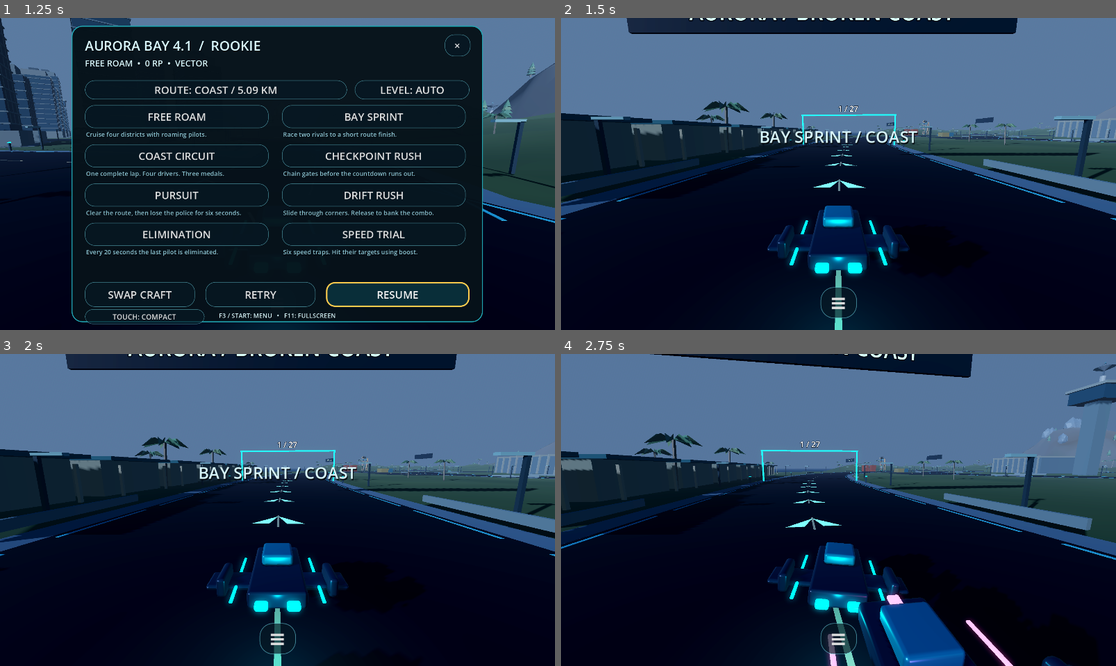
Above: before the commit, frames 1-4 (two rows, left to right).
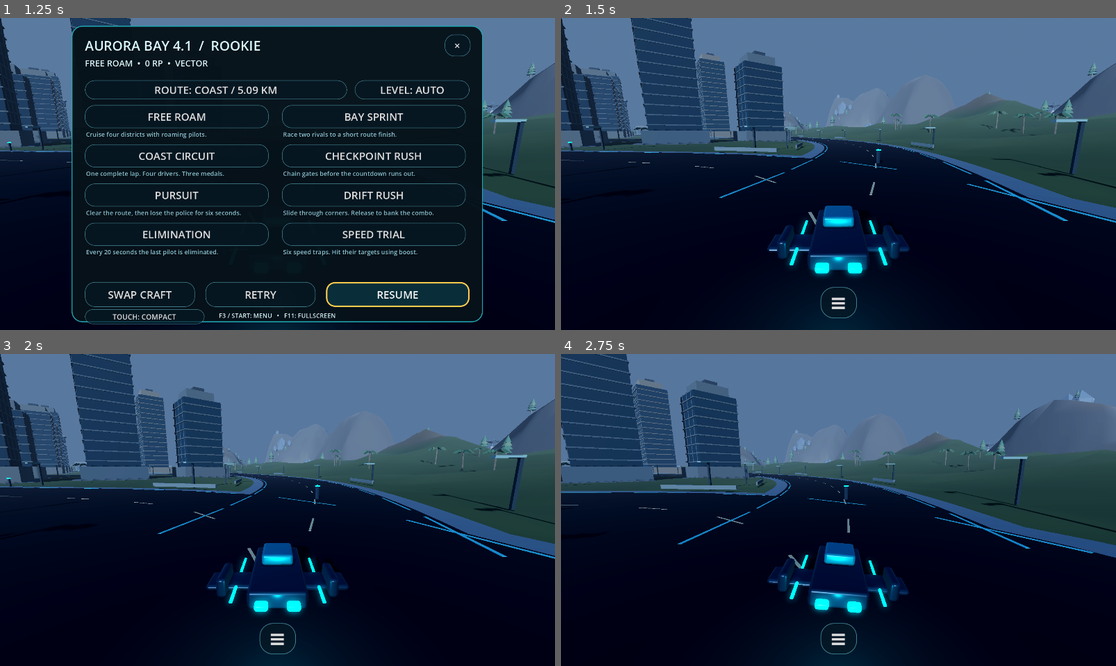
Above: after the commit, the same moments.

Repository: Tricky-Nerdy/neon-pursuit-playtest
Game: Godot game, scene res://scenes/main.tscn
Two runs of this game, one before a commit and one after it. Both use one fixed random seed, a clock stepped at 60 frames per second and the inputs below.
Inputs (mouse positions are in pixels of both pictures, inside the frame that each line leads up to):
- Up to frame 1 (1.25 s): click "≡" at 0.5 s
- Up to frame 2 (1.5 s): click "RETRY" at 1.25 s
- Up to frame 3 (2 s): no input
- Up to frame 4 (2.75 s): tap Enter at 2 s; move the mouse to (960, 494) at 2.02 s; hold D (right) from 2.03 s (still down); hold Space (boost) from 2.03 s (still down); click (960, 494) at 2.17 s

Frame 1 is identical in both runs. In frame 2, 25% of the frame differs, in the area x 0-100%, y 0-100%; in frame 3, 25%; in frame 4, 30%.

Commit message:
Make restart respect free roam spawn

Diff:
--- a/scripts/game.gd
+++ b/scripts/game.gd
@@ -395,6 +395,13 @@
 
 func _restart() -> void:
     _set_hud_visible(false)
+    if not event_active and mode == 0:
+        if free_roam_spawn != null:
+            player.reset_to(free_roam_spawn.global_position, free_roam_spawn.global_rotation.y)
+        else:
+            player.reset_to(coast.sample(0), coast.heading_at(0))
+        telemetry.record("INFO","free_roam_restart",{})
+        return
     mode = last_mode
     selected_route = active_route_index
     player.reset_to(event_start if event_start != Vector3.ZERO else coast.sample(0),event_heading if event_start != Vector3.ZERO else coast.heading_at(0))
